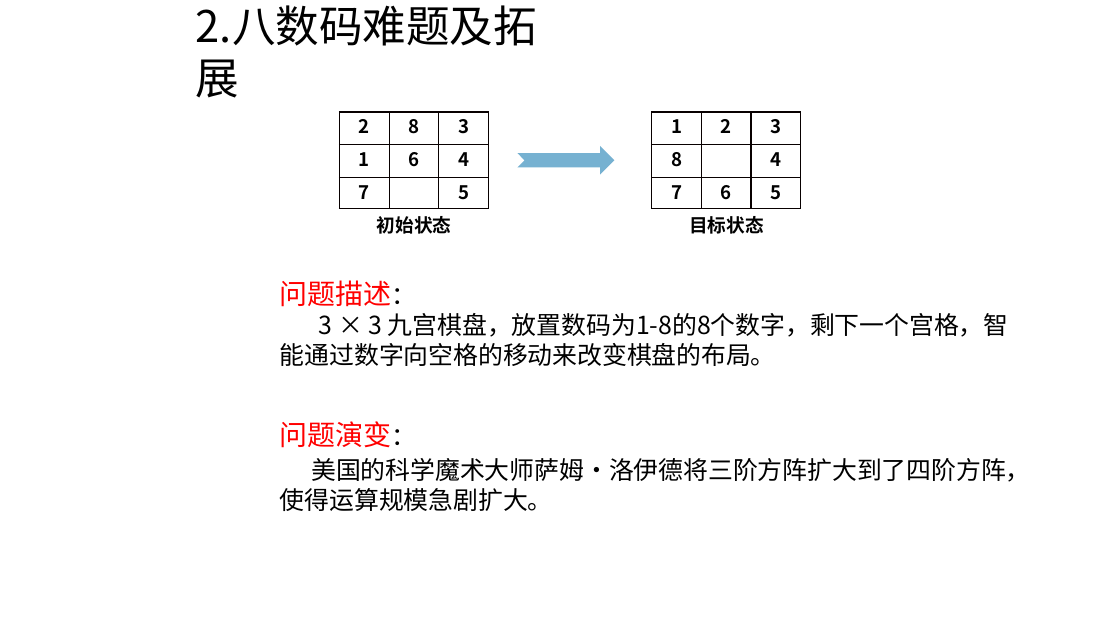
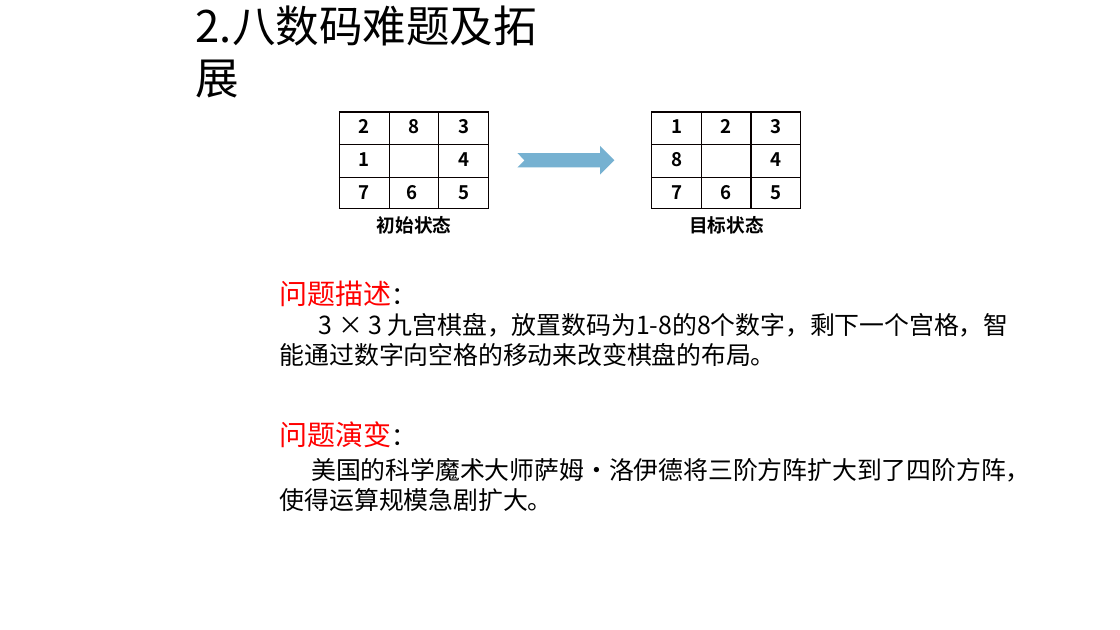
Before and after one commit to Anchovy0901/introduction-to-AI, a slide deck: slide 4 of 小组作业/doc/人工智能_G3_Astar算法讲解.pptx. Drawn at 1120x630 pixels with LibreOffice and Linux fonts; fonts in the diff are those of the drawing; background and template pictures are left out. Boxes give left, top, right and bottom in pixels: in the first picture for what was removed or moved away, otherwise in the second. Text is boxed around its words. In the diff, an @@ line names an element or a change of style, - is before the commit and + after.

```diff
--- a/小组作业/doc/人工智能_G3_Astar算法讲解.pptx
+++ b/小组作业/doc/人工智能_G3_Astar算法讲解.pptx
@@ table at (x1=339, y1=112, x2=487, y2=208) @@
-row 2, column 2: 6
+row 2, column 2: 
-row 3, column 2: 
+row 3, column 2: 6
```
Also in this commit, not shown: 4 other slides changed, 1 slide added, 1 slide removed, 1 other file.
